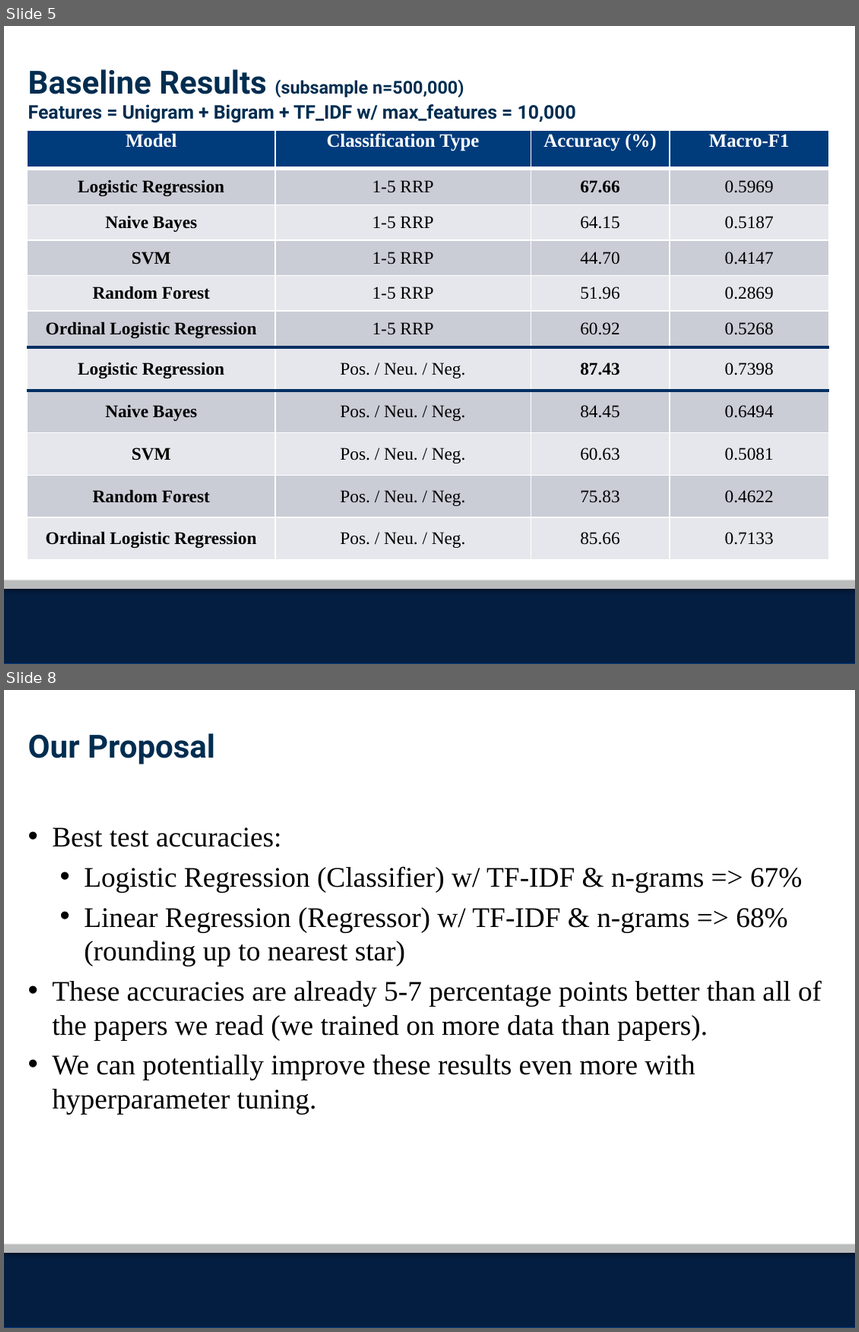
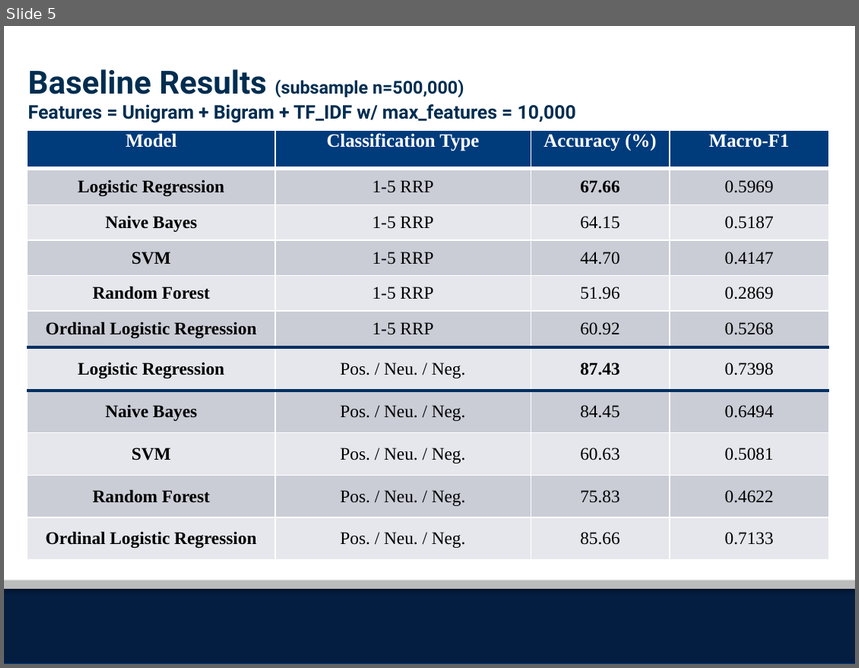
Before and after one commit to julia-sober/COSC-5540-Yelp-Review-Sentiment-Analysis, a slide deck: Phase2-Project-Proposal/Presentation/ACTUAL_FINAL_PRESENTATIONv2.pptx. Shown one above the other, each under a label of ours: slides 5 and 8 before the commit, slide 5 after it; the slides between them are not shown. The pictures are 859x1332 and 859x668 pixels, drawn with LibreOffice and Linux fonts; fonts in the diff are those of the drawing; background and template pictures are left out. Boxes give left, top, right and bottom in pixels: in the first picture for what was removed or moved away, otherwise in the second. Text is boxed around its words. In the diff, an @@ line names an element or a change of style, - is before the commit and + after.

```diff
--- a/Phase2-Project-Proposal/Presentation/ACTUAL_FINAL_PRESENTATIONv2.pptx
+++ b/Phase2-Project-Proposal/Presentation/ACTUAL_FINAL_PRESENTATIONv2.pptx
@@ slide 8 removed at (4,690,855,1328), background #FFFFFF; not listed: 2 template elements that a slide beside it also shows @@
@@ title removed at (28,733,215,764) @@
-Our Proposal
@@ text removed at (52,828,822,1114) @@
-• Best test accuracies:
-  • Logistic Regression (Classifier) w/ TF-IDF & n-grams => 67%
-  • Linear Regression (Regressor) w/ TF-IDF & n-grams => 68% (rounding up to nearest star)
-• These accuracies are already 5-7 percentage points better than all of the papers we read (we trained on more data than papers).
-• We can potentially improve these results even more with hyperparameter tuning.
```
Also in this commit, not shown: 2 slides changed, 1 slide added, 1 other slide removed, 5 other files.
